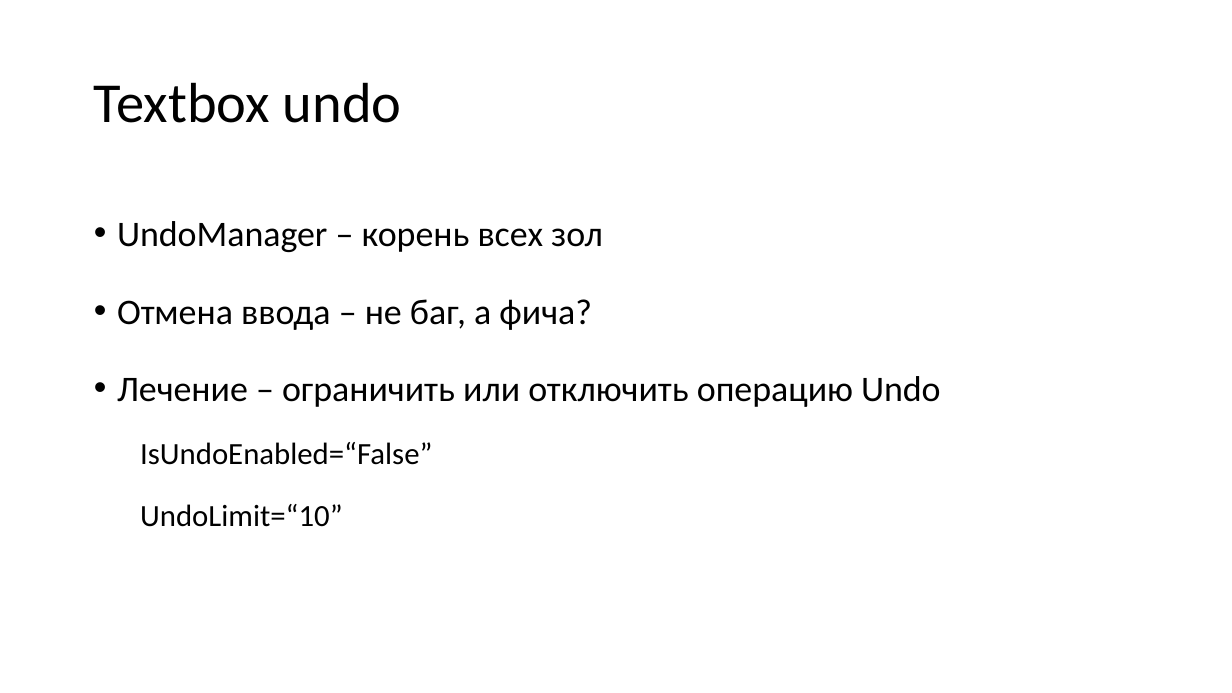
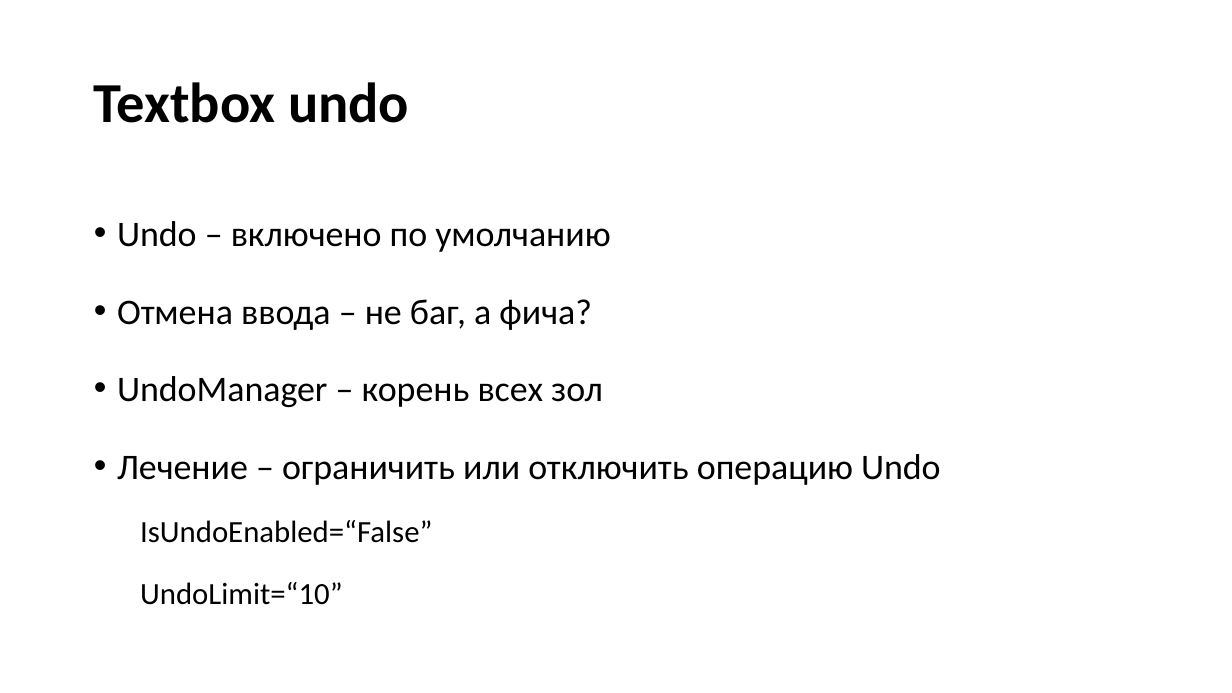
Before and after one commit to Talrandel/MemoryLeak, a slide deck: slide 15 of Утечки памяти.pptx (slide 13 before the commit). Drawn at 1232x693 pixels with LibreOffice and Linux fonts; fonts in the diff are those of the drawing. Boxes give left, top, right and bottom in pixels: in the first picture for what was removed or moved away, otherwise in the second. Text is boxed around its words. In the diff, an @@ line names an element or a change of style, - is before the commit and + after.

```diff
--- a/Утечки памяти.pptx
+++ b/Утечки памяти.pptx
@@ title "Textbox undo" at box(94, 82, 409, 123): bold on @@
@@ text at box(117, 221, 610, 330): paragraphs added @@
+• Undo – включено по умолчанию
+• Отмена ввода – не баг, а фича?
```
Also in this commit, not shown: 16 other slides changed, 3 slides added, 1 slide removed.
